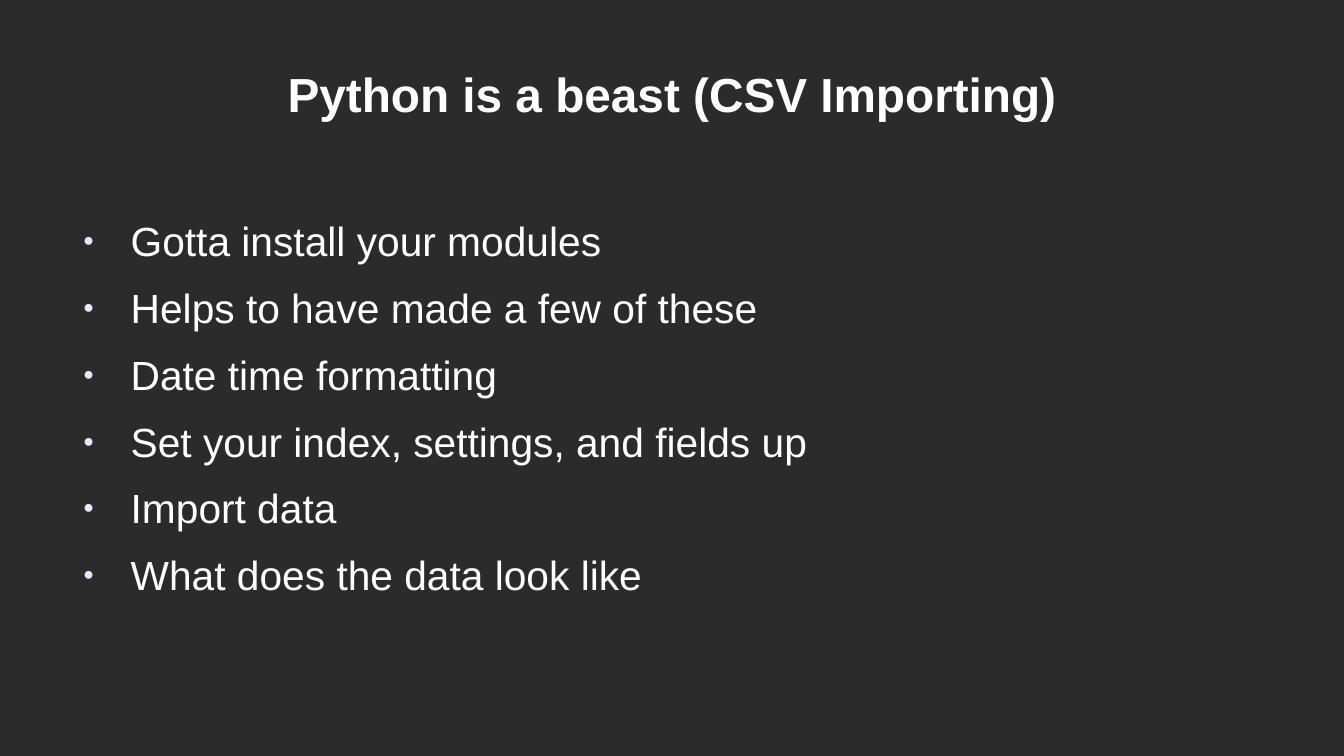
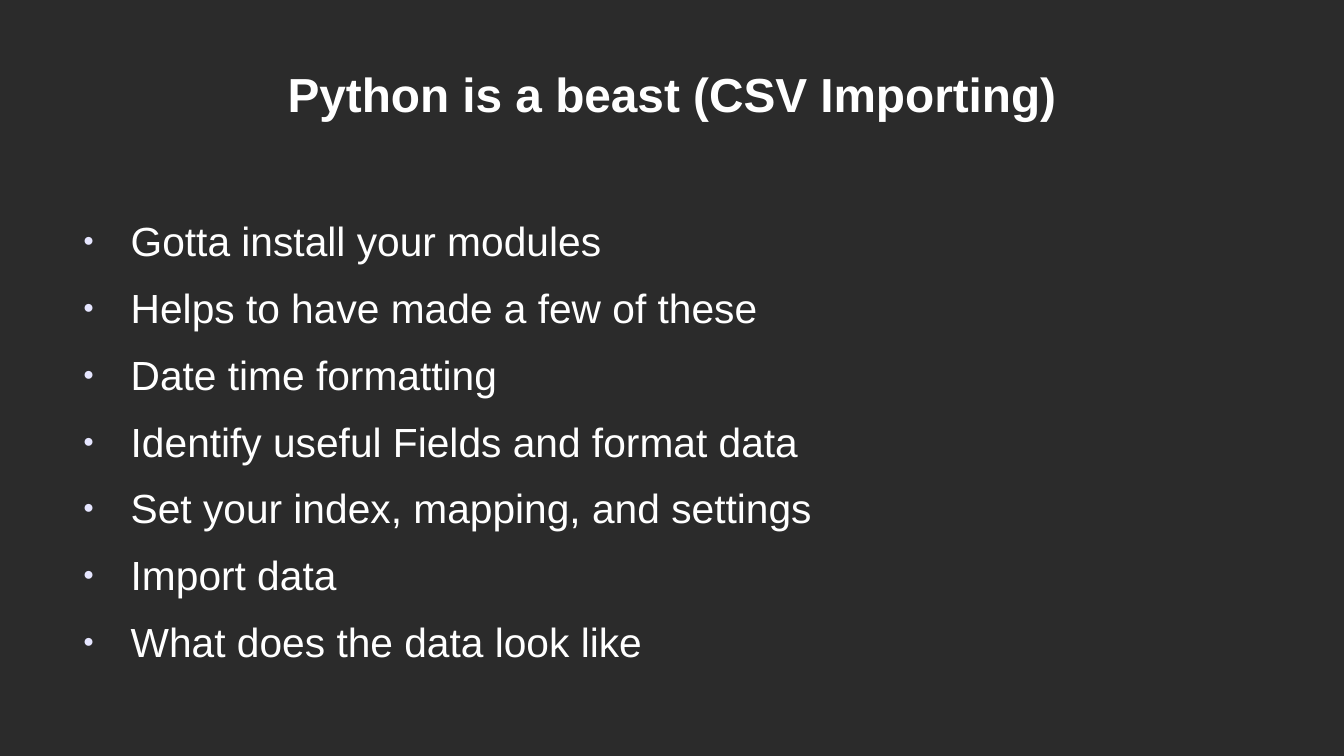
Before and after one commit to j0nny55555/elk101, a slide deck: slide 4 of elk101.odp. Drawn at 1344x756 pixels with LibreOffice and Linux fonts; fonts in the diff are those of the drawing; background and template pictures are left out; a plain dark background stands for a picture behind light text. Boxes give left, top, right and bottom in pixels: in the first picture for what was removed or moved away, otherwise in the second. Text is boxed around its words. In the diff, an @@ line names an element or a change of style, - is before the commit and + after.

Commit message:
Added more README details and
Got some pipelines for syslog figured out, not tested yet, need to finish an import

```diff
--- a/elk101.odp
+++ b/elk101.odp
@@ text at <box>131,427,811,531</box>: text changed @@
-● Set your index, settings, and fields up
+● Identify useful Fields and format data
+● Set your index, mapping, and settings
```
Also in this commit, not shown: 1 other slide changed, 4 slides added, 1 slide removed, 4 other files.
